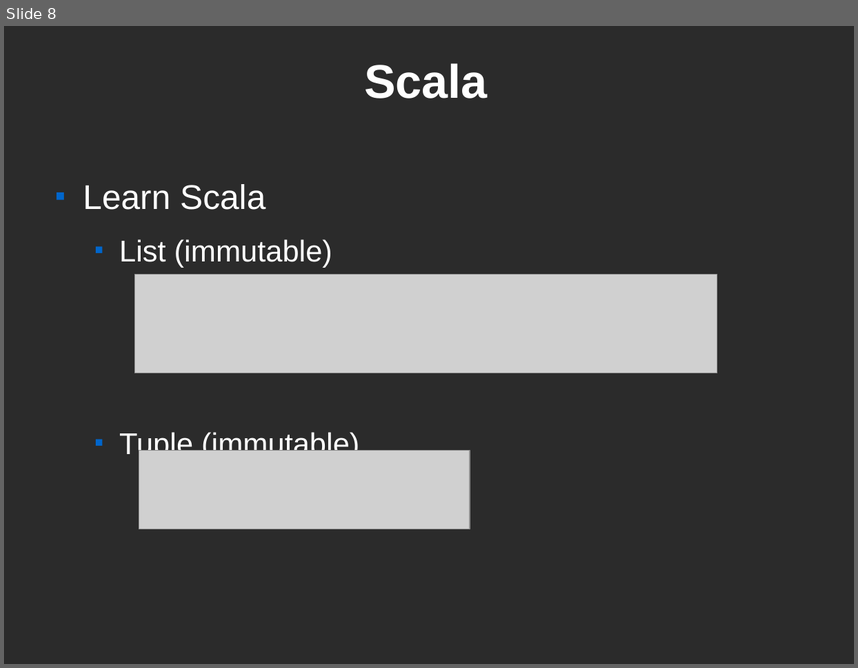
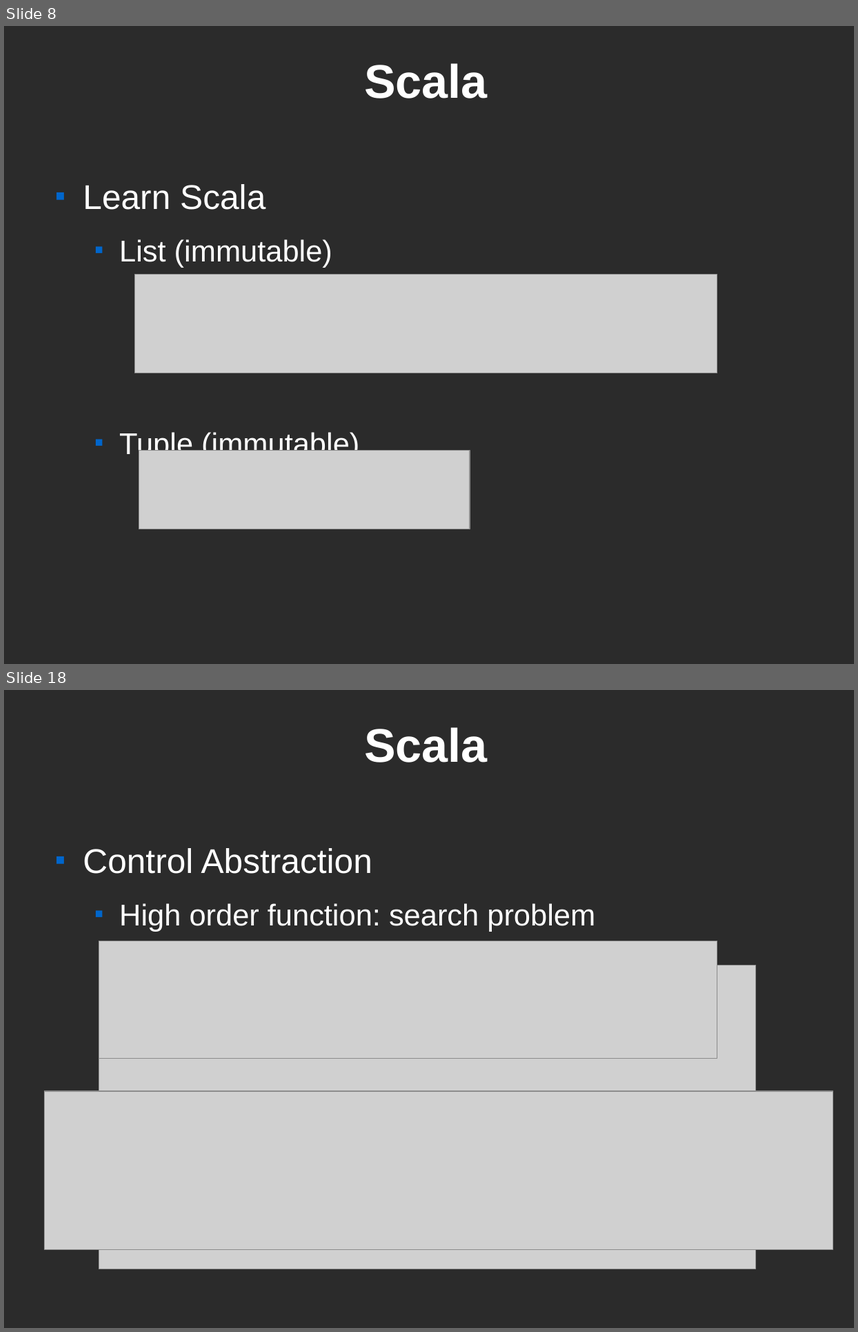
Before and after one commit to littlee1032/org-files, a slide deck: scala.odp. Shown one above the other, each under a label of ours: slide 8 before the commit, slides 8 and 18 after it; the slides between them are not shown. The pictures are 858x668 and 858x1332 pixels, drawn with LibreOffice and Linux fonts; fonts in the diff are those of the drawing; grey boxes stand for pictures; background and template pictures are left out; a plain dark background stands for a picture behind light text. Boxes give left, top, right and bottom in pixels: in the first picture for what was removed or moved away, otherwise in the second. Text is boxed around its words. In the diff, an @@ line names an element or a change of style, - is before the commit and + after.

Commit message:
scala.odp part 2

```diff
--- a/scala.odp
+++ b/scala.odp
@@ slide 18 added at [4, 690, 854, 1328], background picture (left out) @@
@@ title added at [364, 727, 487, 762], 44 pt, text #FFFFFF, bold @@
+Scala
@@ text added at [83, 848, 595, 931], 28 pt, text #FFFFFF @@
+■ Control Abstraction
+  ■ High order function: search problem
@@ picture added at [99, 940, 717, 1058] @@
@@ picture added at [99, 965, 756, 1268] @@
@@ picture added at [44, 1091, 833, 1250] @@
```
Also in this commit, not shown: 16 other slides added.
